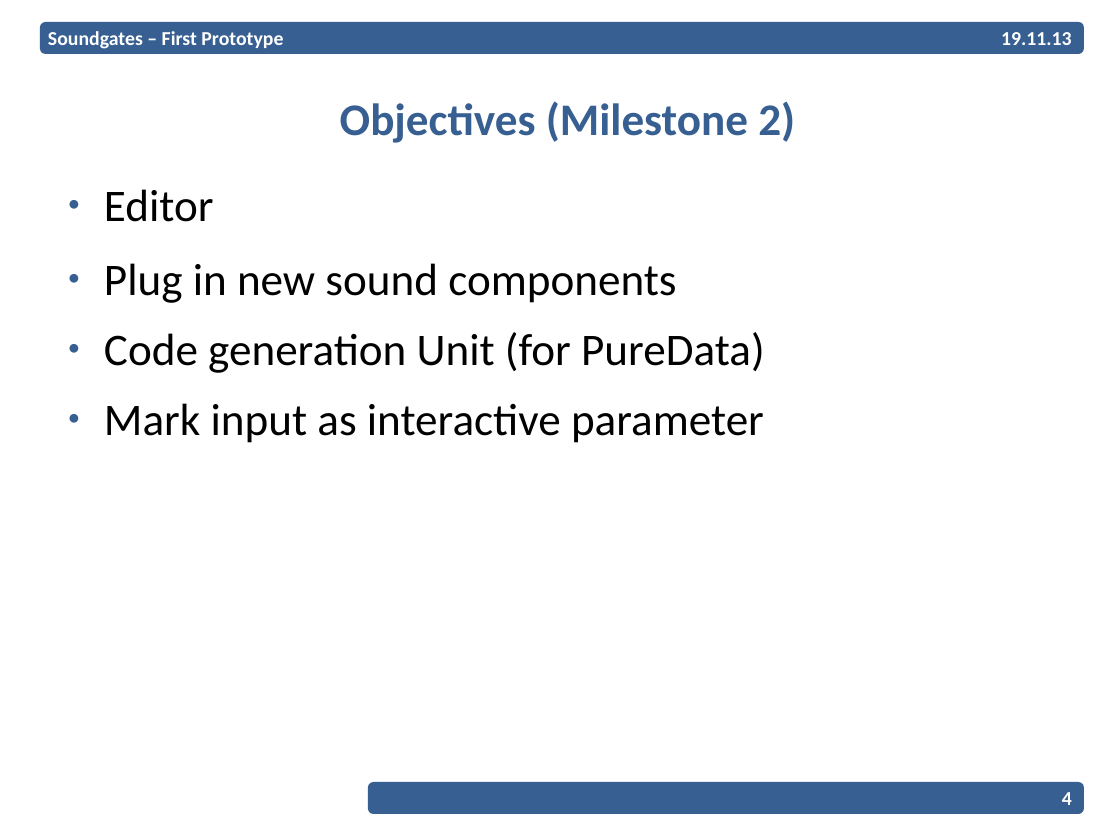
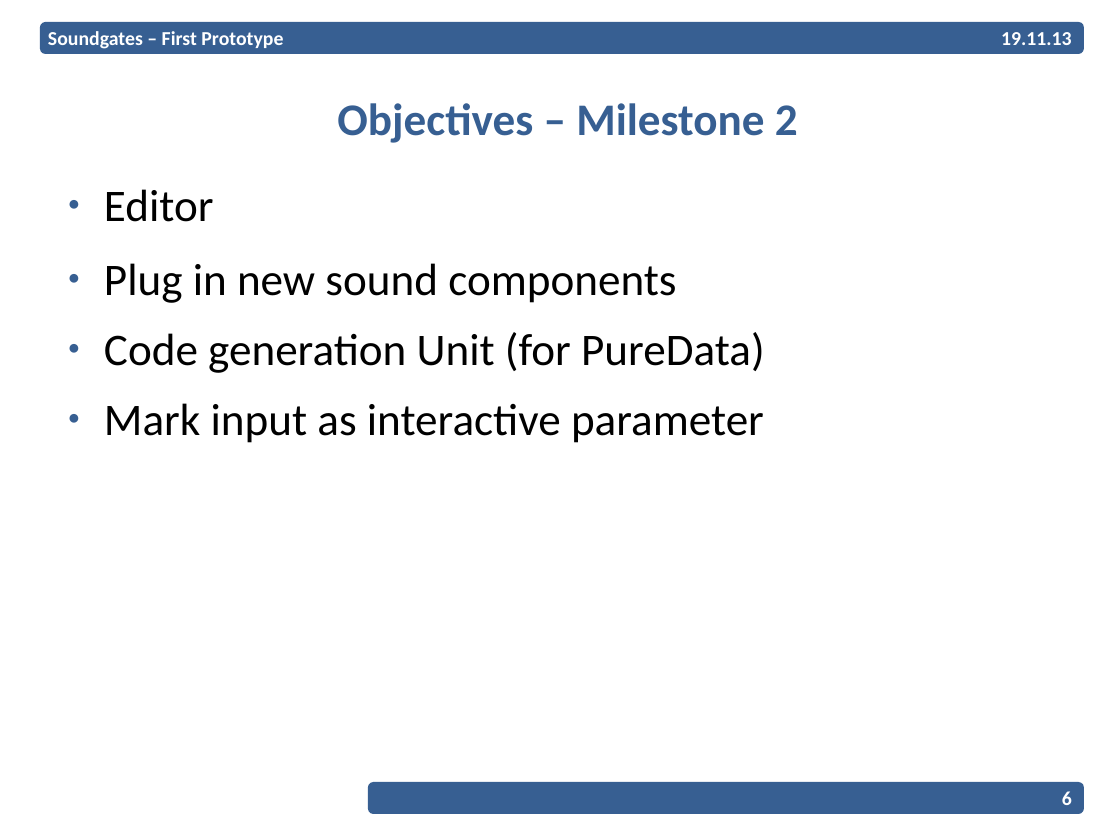
Before and after one commit to EPiCS/soundgates, a slide deck: slide 6 of documents/milestone1-2-presentation/Presentation.odp (slide 4 before the commit). Drawn at 1120x840 pixels with LibreOffice and Linux fonts; fonts in the diff are those of the drawing; background and template pictures are left out. Boxes give left, top, right and bottom in pixels: in the first picture for what was removed or moved away, otherwise in the second. Text is boxed around its words. In the diff, an @@ line names an element or a change of style, - is before the commit and + after.

```diff
--- a/documents/milestone1-2-presentation/Presentation.odp
+++ b/documents/milestone1-2-presentation/Presentation.odp
@@ title at <box>337,103,798,143</box>: text changed @@
-Objectives (Milestone 2)
+Objectives – Milestone 2
@@ page number at <box>1062,791,1072,805</box>: text changed @@
-4
+6
```
Also in this commit, not shown: 4 other slides changed, 3 slides added.
